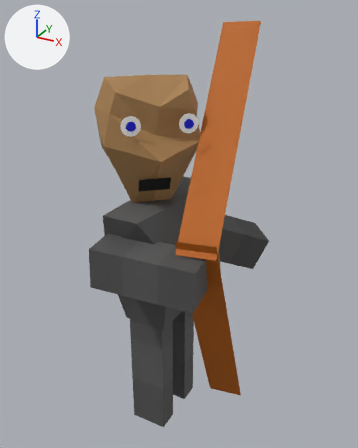
An edit to the OBJ model King Of Kings Docs/Models/heavyarcher3f.obj, drawn before and after from the same camera.
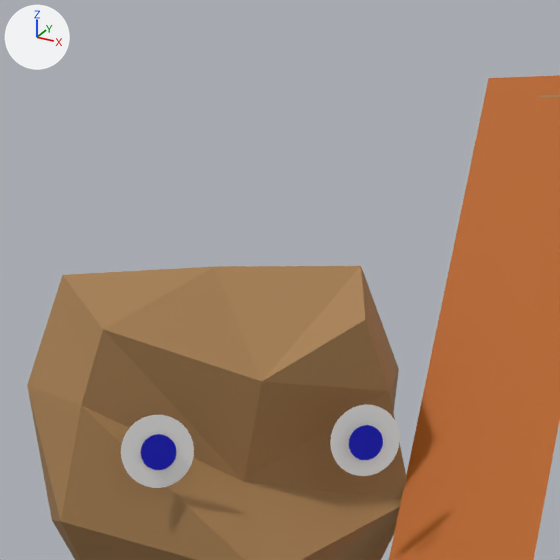
There are two pictures of each version: one whole from a 50 mm lens placed at (3.62, -6.6, 6.96), pointed at (0.08, -0.17, 3.75), one close up on the part from 24% to 68% of the width and 0% to 35% of the height. Every picture has the same lights, and +X, +Y and +Z are marked at upper left. Where no turn or scale is listed for an object, it has been applied to the vertices.
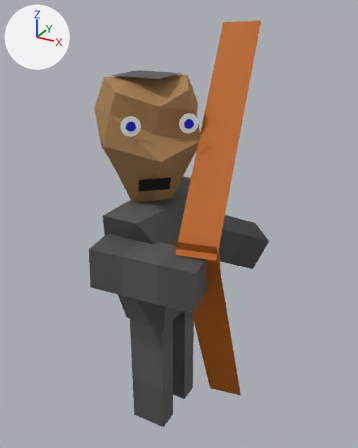
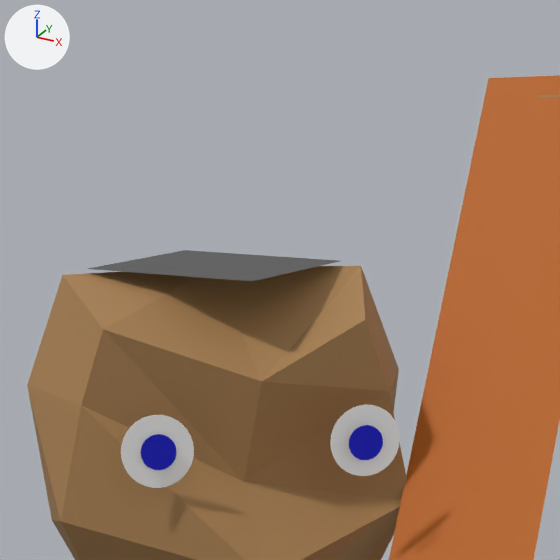
Where the change shows, as pixel boxes (x1, y1, x2, y2) in the close-ups (560 x 560 px):
'Plane.004_Plane.001', added
    after: (88, 250, 340, 281)

Diff of the bpy script that builds the scene:
```diff
--- a/King Of Kings Docs/Models/heavyarcher3f.obj.py
+++ b/King Of Kings Docs/Models/heavyarcher3f.obj.py
@@ me_plane_004_plane_001 @@
+me_plane_004_plane_001.from_pydata([(-0.638, -0.823, 6.088), (0.111, -0.823, 6.088), (-0.638, -0.124, 6.088), (0.111, -0.124, 6.088)], [], [(0, 1, 3, 2)])
+me_plane_004_plane_001.materials.append(mat_material_008)  # dark grey #585858
@@ ob_plane_004_plane_001 @@
+ob_plane_004_plane_001 = bpy.data.objects.new('Plane.004_Plane.001', me_plane_004_plane_001)
+ob_plane_004_plane_001.location = (0.0, 0.0, 0.0)
```
